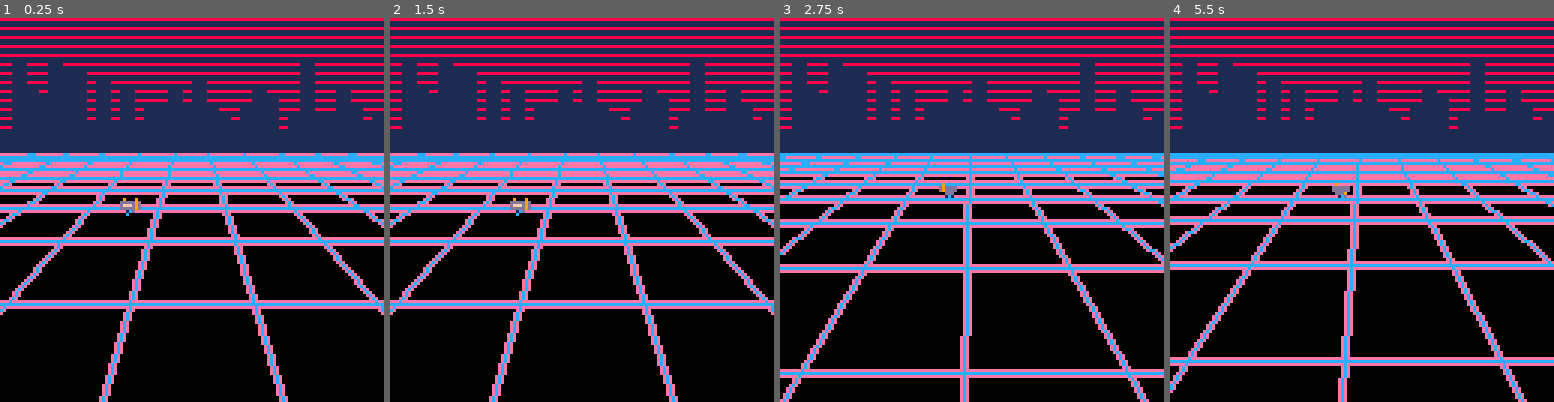
Above: before the commit, frames 1-4 (left to right).
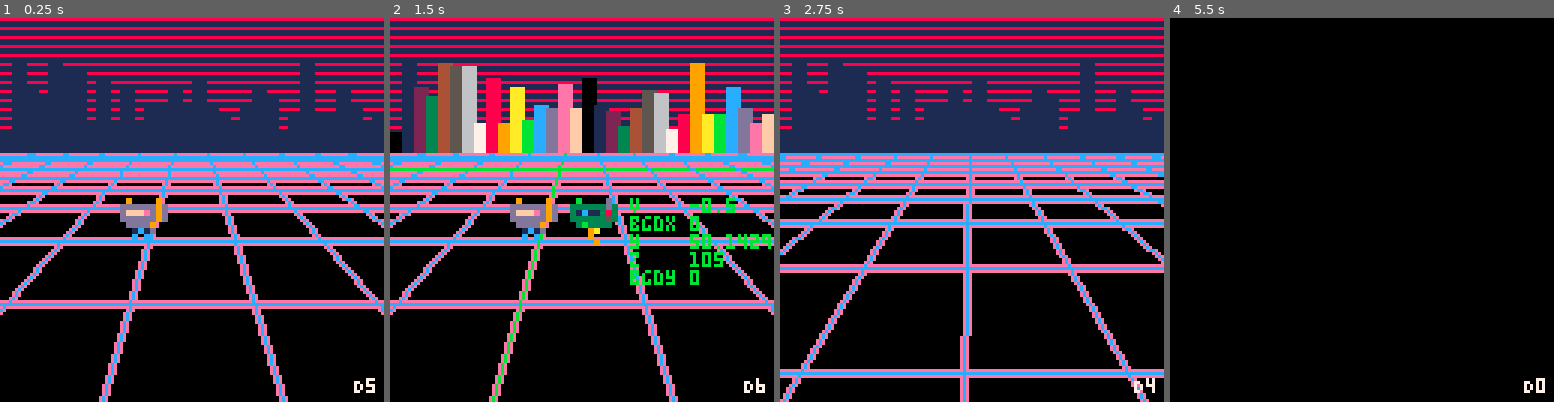
Above: after the commit, the same moments.

Repository: garrow/pico8
Game: PICO-8 cartridge carts/robot.p8
The game is run twice, just before and just after one commit, with the same random seed, the same clock (stepped at 60 frames per second) and the same inputs.
Inputs:
- Up to frame 1 (0.25 s): no input
- Up to frame 2 (1.5 s): tap X (X key) at 0.33, 1.07 s; tap O (Z key) at 0.7 s
- Up to frame 3 (2.75 s): hold Right 1.6-2.1 s; tap O (Z key) at 1.7, 2.1, 2.5 s; tap X (X key) at 1.85 s; hold Up 2.15-2.42 s; hold Right from 2.47 s (still down)
- Up to frame 4 (5.5 s): tap O (Z key) every 0.4 s from 2.9 to 5.3 s; tap X (X key) at 2.97, 4.08, 5.2 s; release Right at 3.03 s; hold Left 3.08-3.58 s; hold Down 3.63-3.97 s; hold Right 4.02-4.68 s; hold Up 4.73-5.03 s; hold Left from 5.08 s (still down)

The runs differ from the first frame. In frame 1, 1.0% of the frame differs, in the area x 31-98%, y 46-98%; in frame 2, 18%; in frame 3, 0.2%; in frame 4, 57%, in the area x 0-100%, y 0-100%.

Commit message:
Debug and exploration of robot.p8

Diff:
--- a/carts/robot.p8
+++ b/carts/robot.p8
@@ -10,6 +10,30 @@
 player_one = 0
 clr = {black = 0}
 sky_depth = 44
+debug_color = 11
+draw_depth = 5
+
+b_left = 0
+b_right = 1
+b_up  = 2
+b_down = 3
+b_a = 4
+b_b = 5
+
+-- Colors
+
+sky = {
+  bg = 1,
+  fg = 8
+}
+
+function city_color(iter, height)
+  if draw_depth > 5 then
+    return iter % 16
+  else
+    return sky.bg
+  end
+end
 
 function add_ship()
   s = {
@@ -35,29 +59,10 @@
   ship = add_ship()
   build_scenery()
 
-  -- ship = {
-  --   moving = false,
-  --   facing = "left",
-  --   sp=3,
-  --   x = 40,
-  --   y = 60,
-  --   facing_sprites = {
-  --     left  = { 3, 4 },
-  --     right = { 19, 20 },
-  --     up    = { 21, 22 },
-  --     down  = { 5, 6 }
-  --     }
-  --   }
-
     background = {}
     background.t = 0
     background.dx = 0
     background.dy = 0
-
-    get_player_direction = function()
-      return ship.direction
-    end
-
 
     grid_bg = {
 		color_a=12,
@@ -66,49 +71,63 @@
 			w=127
 			n=15
 
-
-
-
-      -- if background.t == 0 then
-      --   background.t =1
-      -- end
-
       background.t -= 0.65
-      -- background.dx += 0.65
-      -- background.dy += 0.65
-
-
       offset_grid=function(bg, w, n, offset, current_color)
+        debugOut = {
+            z = 0,
+            y = 0,
+            v = 0,
+            bgdx = 0,
+            bgdy = 0
+        }
         for i=0,n do
+          if (i == 7 and debug == true) do
+            cc = debug_color
+          else
+            cc = current_color
+          end
           z= (i * n+bg.dy % n )
           y= w * n/z + 32
           -- Horiz (y)
-          line(0, y + offset, w, y + offset, current_color)
+          line(0, y + offset, w, y + offset, cc)
 
           v = i + bg.dx % n / n-n / 2
           -- vert (x)
-          line(v*9+64 + offset, 40, v*60+64 + offset, w, current_color)
+          line(v*9+64 + offset, 40, v*60+64 + offset, w, cc)
+
+          if (i == 7) do
+            debugOut.z = z
+            debugOut.y = y
+            debugOut.v = v
+            debugOut.bgdx = bg.dx
+            debugOut.bgdy = bg.dy
         end
       end
 
+        if debug == true then
+          print_debug_table(debugOut, 80, 60, debug_color)
+        end
+      end
 
       local current_color
-
       current_color = grid_bg.color_b
 
+      debug = false
+      if (draw_depth > 0) then
       -- Pink underlines first
       offset = -1
       offset_grid(background, w, n, offset, grid_bg.color_b)
 
       offset = 1
       offset_grid(background, w, n, offset, grid_bg.color_b)
-
+      end
+
+      debug = draw_depth > 5
       -- Blue overline on top.
       offset = 0
+      if (draw_depth > 1) then
       offset_grid(background, w, n, offset, grid_bg.color_a)
-
-
-
+      end
 		end
 	}
 
@@ -141,39 +160,30 @@
 
   player_vel = scaleBetween(ship.y, 0.5, 1, sky_depth, 128)
 
-  buttons = 0
-  if btn(b_left, player_id) then buttons += 1 end
-  if btn(b_right, player_id) then buttons += 1 end
-  if btn(b_up, player_id) then buttons += 1 end
-  if btn(b_down, player_id) then buttons += 1 end
-
+  buttons = direction_buttons_pressed_count(player_id)
+
+  if buttons > 0 then new_moving = true end
   -- slow movement if two directions
   if buttons > 1 then player_vel /= 2 end
 
-
-
-  if btn(0, player_id) then
+  if btn(b_left, player_id) then
     new_x = new_x - player_vel
     new_facing = "left"
-    new_moving = true
-  end
-
-  if btn(1, player_id) then
+  end
+
+  if btn(b_right, player_id) then
     new_x = new_x + player_vel
     new_facing = "right"
-    new_moving = true
-  end
-
-  if btn(2, player_id) then
+  end
+
+  if btn(b_up, player_id) then
     new_y = new_y - player_vel
     new_facing = "up"
-    new_moving = true
-  end
-
-  if btn(3, player_id) then
+  end
+
+  if btn(b_down, player_id) then
     new_y = new_y + player_vel
     new_facing = "down"
-    new_moving = true
   end
 
   return {
@@ -184,11 +194,18 @@
     }
 end
 
+function clamp(v, mn, mx)
+  return max(mn, min(v, mx))
+end
+
 function _update()
   t=t+1
 
-  -- ship.sp = character_directional_movement(ship, t)
-  -- ship.sp = character_directional_movement(ship, t)
+  -- Debug Draw Depth
+  new_draw_depth = draw_depth
+  if btnp(b_a, player_id) then new_draw_depth -= 1 end
+  if btnp(b_b, player_id) then new_draw_depth += 1 end
+  draw_depth = clamp(new_draw_depth, 0,6)
 
 
   new_ship_pos = character_directional_movement(ship, player_one)
@@ -201,70 +218,40 @@
 
   player_id = player_one
 
-  b_left = 0
-  b_right = 1
-  b_up  = 2
-  b_down = 3
-
   background_vel = 1
 
+  buttons = direction_buttons_pressed_count(player_id)
+
+  if buttons > 1 then background_vel /= 2 end
+
+  if btn(b_left, player_id)  then background.dx += background_vel  end
+  if btn(b_right, player_id) then background.dx -= background_vel  end
+  if btn(b_up, player_id)    then background.dy -= background_vel  end
+  if btn(b_down, player_id)  then background.dy += background_vel  end
+end
+
+-- Return a count of direction buttons pressed right now for this player
+function direction_buttons_pressed_count(player_id)
   buttons = 0
   if btn(b_left, player_id) then buttons += 1 end
   if btn(b_right, player_id) then buttons += 1 end
   if btn(b_up, player_id) then buttons += 1 end
   if btn(b_down, player_id) then buttons += 1 end
 
-  if buttons > 1 then background_vel /= 2 end
-
-
-  if btn(b_left, player_id)  then background.dx += background_vel  end
-  if btn(b_right, player_id) then background.dx -= background_vel  end
-  if btn(b_up, player_id)    then background.dy -= background_vel  end
-  if btn(b_down, player_id)  then background.dy += background_vel  end
-
-
-  -- if btn(4, player_one) then ship.sp = 1 end
-  -- if btn(5, player_one) then ship.sp = 0 end
-
-  -- new_x = ship.x
-  -- new_y = ship.y
-
-  -- if btn(0) then
-  --   new_x = new_x - 1
-  -- end
-  -- if btn(1) then
-  --   new_x = new_x + 1
-  -- end
-
-  -- if btn(3) then
-  --   new_y = new_y + 1
-  -- end
-  -- if btn(2) then
-  --   new_y = new_y - 1
-  -- end
-
-
-  -- ship.x = new_x
-  -- ship.y = new_y
-end
-
-
-
+  return buttons
+end
 
 function draw_sky()
   n = sky_depth
   for i=0,n do
     if i % 3 == 0 then
-      color = 8
+      color = sky.fg
     else
-      color = 1
+      color = sky.bg
     end
-      line(0, i, 128, i, color)
-      -- line(0, i, 128, i, 8)
-  end
-
-end
-
+    line(0, i, 128, i, color)
+  end
+end
 
 function build_scenery()
   mheight = 24
@@ -280,63 +267,24 @@
       y1 = sky_depth - building_height,
       x2 = start + b_width,
       y2 = sky_depth,
-      color = 1
+      color = i
     })
   end
 
   return scenery
 end
 
-
+function draw_scenery()
+  foreach(scenery, draw_building)
+end
 
 function draw_building(building)
-  rectfill(b.x1, b.y1, b.x2, b.y2, b.color)
-end
-
-
-function draw_scenery()
-  -- mheight = 20
-  -- buildings = 16
-  -- b_width = 128 / buildings
-
-
-  foreach(scenery,
-    function(b)
-      rectfill(b.x1, b.y1, b.x2, b.y2, b.color)
-
-    end
-  )
-
-  -- for
-
-  -- for i=0,buildings do
-  --   start = i * 128/16
-  --   building_height = rnd(mheight)
-
-
-  --   rectfill(start, sky_depth - building_height, start + b_width, sky_depth, 1)
-  -- -- rectfill(50, sky_depth - 22, 100, sky_depth, 1)
-  -- -- rectfill(100, sky_depth - 16, 127, sky_depth, 1)
-
-
-  -- end
-
---    if (sget(level,6)>0) then
-
---   local bgcol = sget(level,7)
---   pal(5,bgcol) pal(2,bgcol)
---   pal(13,sget(level,6))
---   mapdraw (0, 59, 0, 56, 16, 16, 0)
---  	pal()
---  end
-end
-
+  rectfill(building.x1, building.y1, building.x2, building.y2, city_color(building.color))
+end
 
 function scaleBetween(unscaledNum, minAllowed, maxAllowed, min, max)
   return (maxAllowed - minAllowed) * (unscaledNum - min) / (max - min) + minAllowed;
 end
-
-
 
 function scale_number_arb(min, max, scale_min, scale_max, x)
   -- ba = scale_max - scale_min
@@ -361,24 +309,44 @@
 
 function _draw()
   cls()
-  -- spr(ship.sp, ship.x, ship.y)
-  grid_bg.draw()
-  draw_sky()
-
-  draw_scenery()
-
-  -- zspr(7, 2, 2, 28, 29, 3)
+
+  if draw_depth > 0 then
+    grid_bg.draw()
+  end
+
+  if draw_depth > 2 then
+    draw_sky()
+  end
+
+  if draw_depth > 3 then
+    draw_scenery()
+  end
 
   pal(4,13)
-  -- spr(ship.sp, ship.x, ship.y)
 
   if ship.y > sky_depth then
     scaled = scaleBetween(ship.y, 0.25, 4, sky_depth, 128)
-
+    scaled = 2
+
+    if draw_depth > 4 then
     zspr(ship.sp, 1,1, ship.x, ship.y, scaled)
+    end
     -- print(ship.y, ship.x, ship.y, 11)
     -- print("--")
     -- print(scale_number_arb(sky_depth,128, 1, 4, ship.y), 11)
+  end
+  -- print("dd")
+
+
+  print("D" .. draw_depth, 118,120,7)
+
+  -- Debug Original sprite
+  if draw_depth > 5 then
+    if (t % 10 < 5) then
+      zspr(1, 1,1, 60, 60, 2)
+    else
+      zspr(2, 1,1, 60, 60, 2)
+    end
   end
 
   pal()
@@ -404,6 +372,33 @@
   sspr(sx,sy,sw,sh, dx,dy,dw,dh)
 end
 
+function print_debug_table(t, x_offset, y_offset, color)
+  if not x_offset then x_offset = 0 end
+  if not y_offset then y_offset = 30 end
+  if not color then color = 6 end
+
+  maxChars = 0
+  for k,_ in pairs(t) do
+    if #k > maxChars then
+      maxChars = #k
+    end
+  end
+
+
+  bos = 0
+  for k,v in pairs(t) do
+    if type(v) == "table" then
+      v = "_(table)"
+    end
+
+    if v == true then  v = "true" end
+    if v == false then v = "false" end
+
+    print(sub(k .. "         ", 0, maxChars+1) .. v, x_offset, y_offset+(bos*6), color)
+    bos += 1
+  end
+end
+
 
 
 
